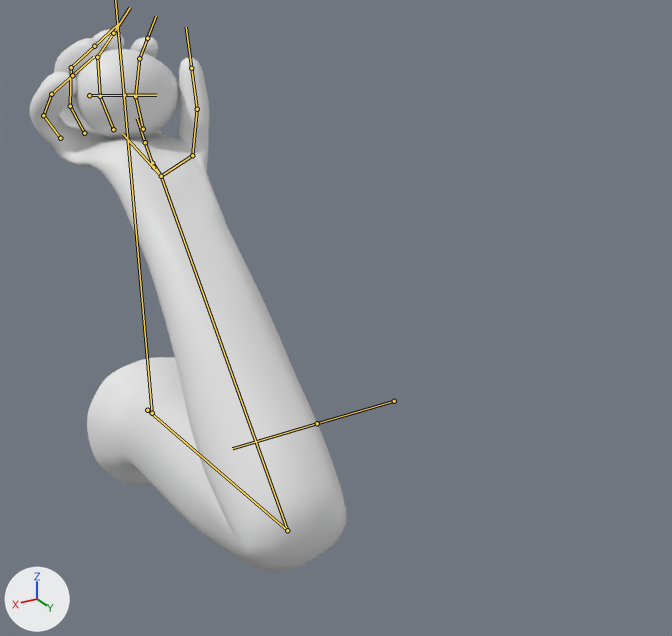
What one commit did to the FBX model Assets/Art/Meshes/Hand.fbx.
One viewpoint serves both versions: a camera (50 mm lens) standing at (0.834, 2.517, 1.436) and looking at (-0.301, 0.625, 0.49). The axes (+X, +Y, +Z) are drawn at lower left. The lights are the same throughout. Both versions are drawn at frame 4 of the action 'Throw'; the numbers are the values there. The bones that bend it are drawn over the model as lines.

The first picture shows 'Egg', 'HandMesh'.
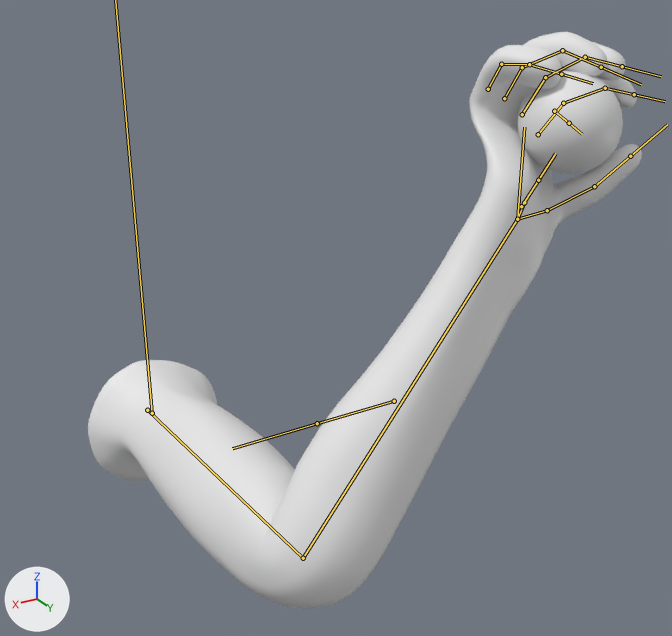
Changed parts and their boxes [x1, y1, x2, y2] in the pictures (672 x 636 px):
'HandMesh', posed (75% wider, 6% taller)
    before: [30, 29, 346, 572]
    after: [88, 32, 642, 609]
'Egg', posed (14% taller)
    before: [75, 49, 181, 139]
    after: [518, 71, 623, 174]
bone 'Bone', root to tip
    before: (147, 410) to (287, 530)
    after: (147, 410) to (303, 558)
bone 'Bone.001', root to tip
    before: (287, 530) to (161, 176)
    after: (303, 558) to (517, 219)

What the commit changed:
Bone 'Bone' (bone_bone) turns from (11, 1, -1) to (8, -33, -3) degrees about its own x, y and z.
Bone 'Bone.001' (bone_bone_001) turns from (121, -2, 0) to (84, -4, 2) degrees about its own x, y and z.
